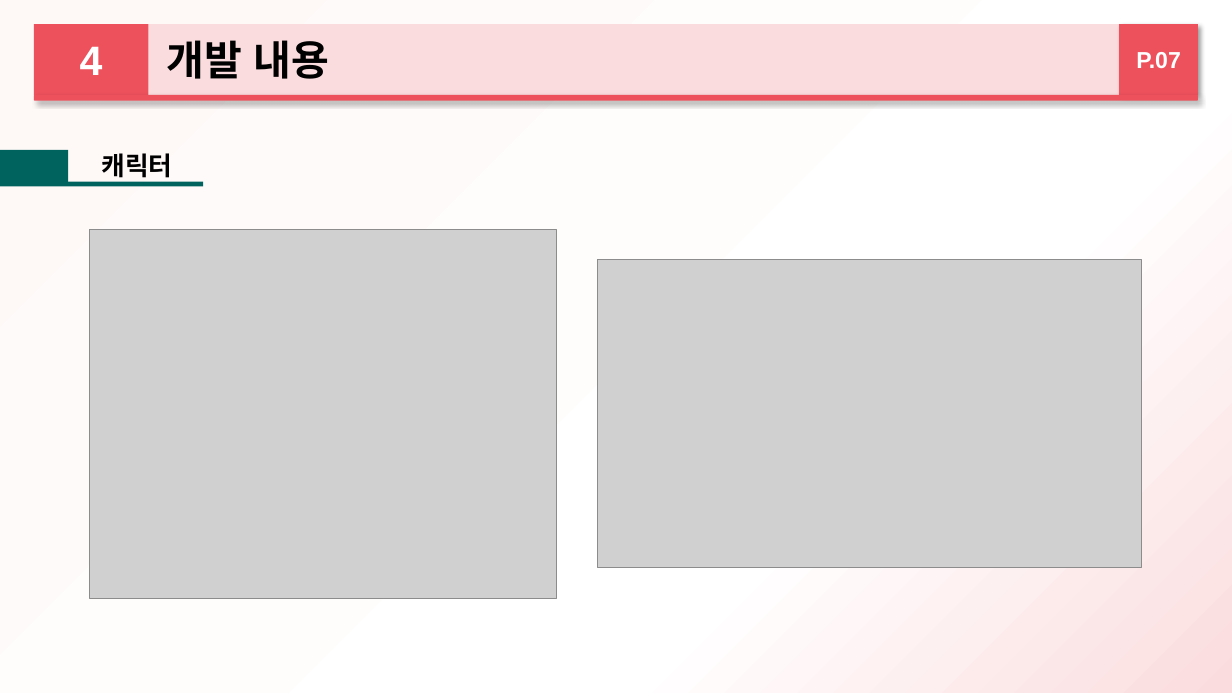
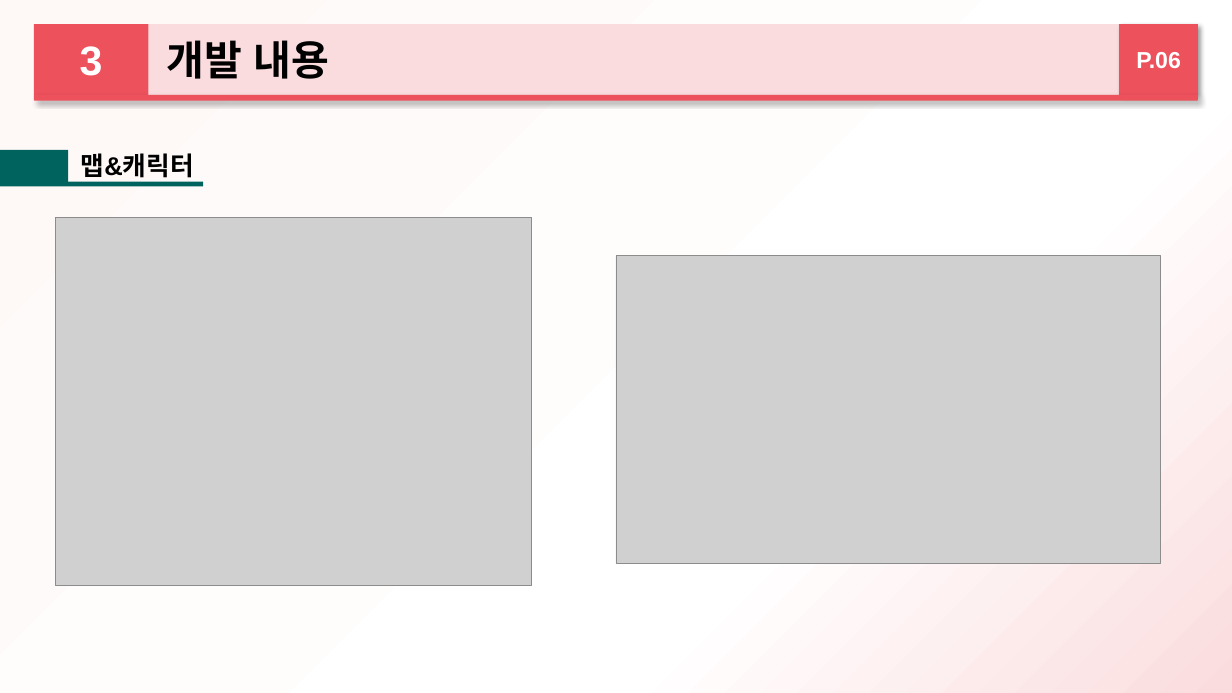
Before and after one commit to 2015184012Bang/KPU_TeamProject, a slide deck: slide 6 of ProjectPlan/중간발표/하트비트_방종혁_장규현_김명규.pptx (slide 7 before the commit). Drawn at 1232x693 pixels with LibreOffice and Linux fonts; fonts in the diff are those of the drawing; grey boxes stand for pictures. Boxes give left, top, right and bottom in pixels: in the first picture for what was removed or moved away, otherwise in the second. Text is boxed around its words. In the diff, an @@ line names an element or a change of style, - is before the commit and + after.

```diff
--- a/ProjectPlan/중간발표/하트비트_방종혁_장규현_김명규.pptx
+++ b/ProjectPlan/중간발표/하트비트_방종혁_장규현_김명규.pptx
@@ text in rectangle at (80, 46, 103, 76): text changed @@
-4
+3
@@ text in rectangle at (1136, 52, 1181, 68): text changed @@
-P.07
+P.06
@@ text at (81, 153, 194, 178): text changed @@
-캐릭터
+맵&캐릭터
@@ picture: place and size @@
-picture at (90, 230, 556, 599)
+picture at (55, 217, 531, 586)
@@ picture: place and size @@
-picture at (598, 260, 1142, 567)
+picture at (616, 256, 1161, 564)
```
Also in this commit, not shown: 7 other slides changed, 3 slides added, 3 slides removed.
